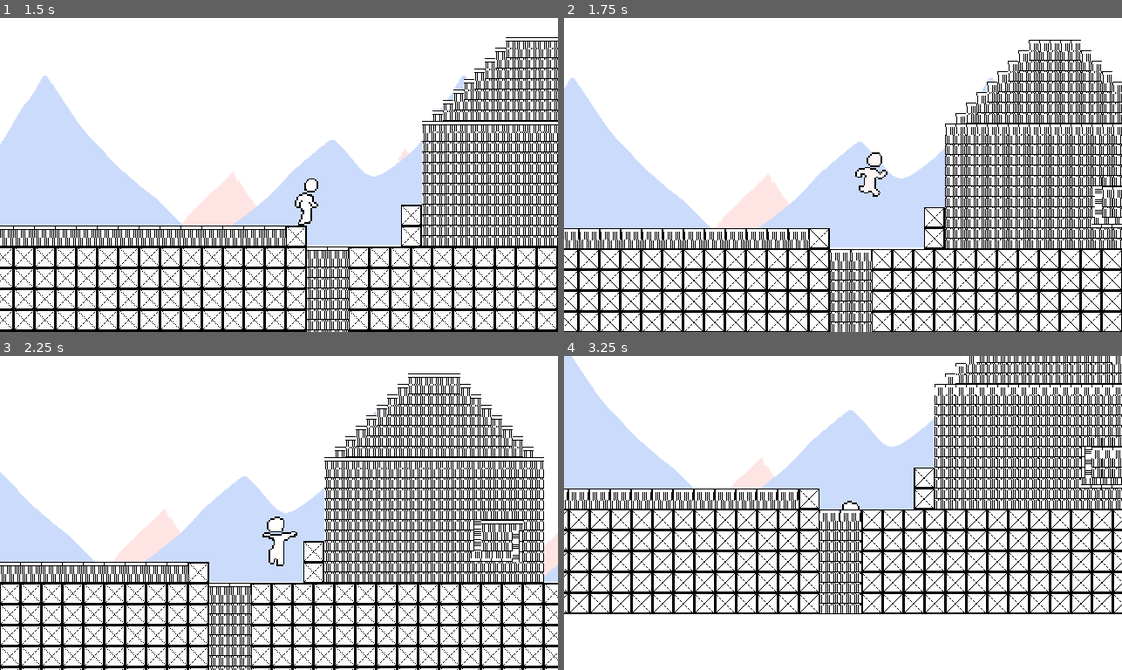
Above: before the commit, frames 1-4 (two rows, left to right).
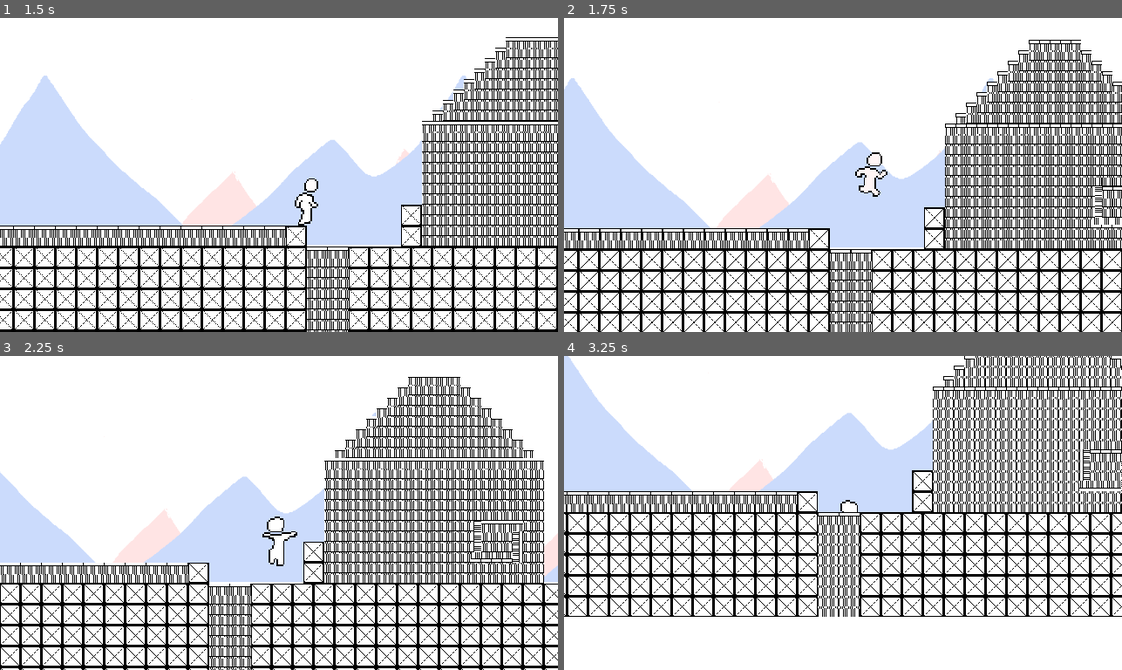
Above: after the commit, the same moments.

Repository: amos-py/MRAHC
Game: Godot game, scene res://scenes/world.tscn
The game is run twice, just before and just after one commit, with the same random seed, the same clock (stepped at 60 frames per second) and the same inputs. Video files are missing from this copy of the repository; at most half a second of black plays in their place.
Inputs:
- Up to frame 1 (1.5 s): hold D (Right) from 0.53 s (still down); tap Space (Jump) at 0.77 s
- Up to frame 2 (1.75 s): keep holding D (Right); tap Space (Jump) at 1.52 s
- Up to frame 3 (2.25 s): release D (Right) at 2.03 s; hold A (Left) from 2.03 s (still down)
- Up to frame 4 (3.25 s): release A (Left) at 2.78 s; hold D (Right) from 2.78 s (still down); tap Space (Jump) at 3.02 s

Frame 1 is identical in both runs. In frame 2, 3.2% of the frame differs, in the area x 0-100%, y 8-100%; in frame 3, 5.0%; in frame 4, 24%, in the area x 0-100%, y 0-84%.

Commit message:
fix small bug

Diff:
--- a/scenes/world.tscn
+++ b/scenes/world.tscn
@@ -172,6 +172,7 @@
 1:0/0 = 0
 1:0/0/physics_layer_0/linear_velocity = Vector2(0, 0)
 1:0/0/physics_layer_0/angular_velocity = 0.0
+1:0/0/physics_layer_0/polygon_0/points = PackedVector2Array(-8, -8, 8, -8, 8, 8, -8, 8)
 1:0/1 = 1
 1:0/1/z_index = -1
 1:0/1/physics_layer_0/linear_velocity = Vector2(0, 0)
@@ -180,6 +181,7 @@
 1:1/0 = 0
 1:1/0/physics_layer_0/linear_velocity = Vector2(0, 0)
 1:1/0/physics_layer_0/angular_velocity = 0.0
+1:1/0/physics_layer_0/polygon_0/points = PackedVector2Array(-8, -8, 8, -8, 8, 8, -8, 8)
 1:1/1 = 1
 1:1/1/z_index = -1
 1:1/1/physics_layer_0/linear_velocity = Vector2(0, 0)
--- a/scripts/Player.gd
+++ b/scripts/Player.gd
@@ -1,5 +1,5 @@
 extends CharacterBody2D
-
+#
 @export var speed            : int = 150
 @export var grnd_friction    : float = 0.8
 @export var air_friction     : float = 0.95
